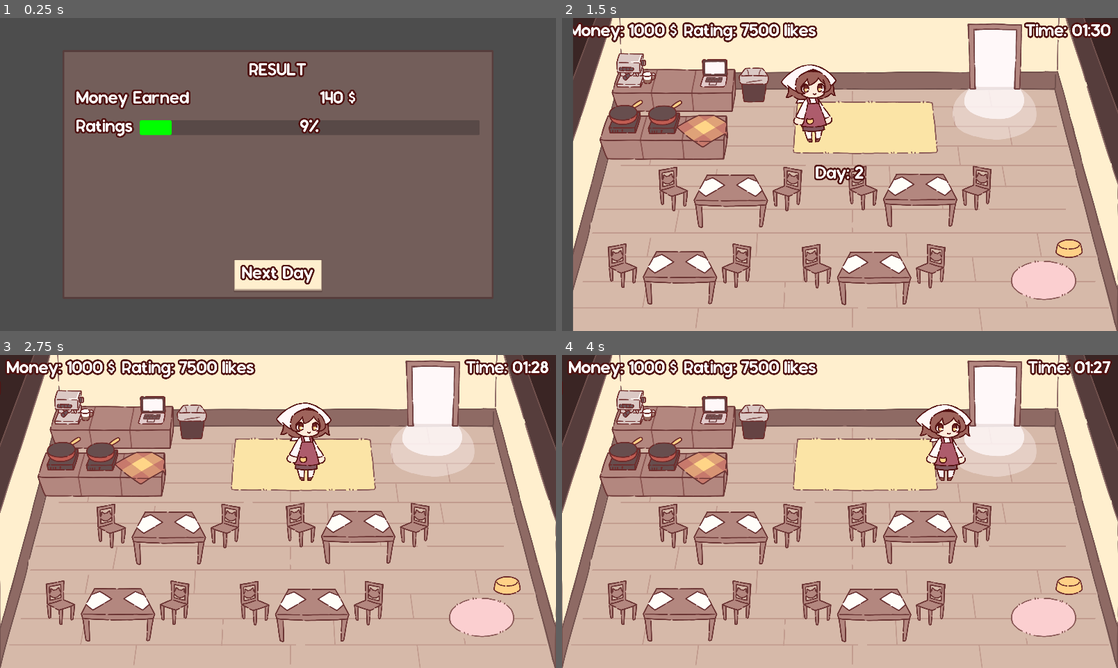
Above: before the commit, frames 1-4 (two rows, left to right).
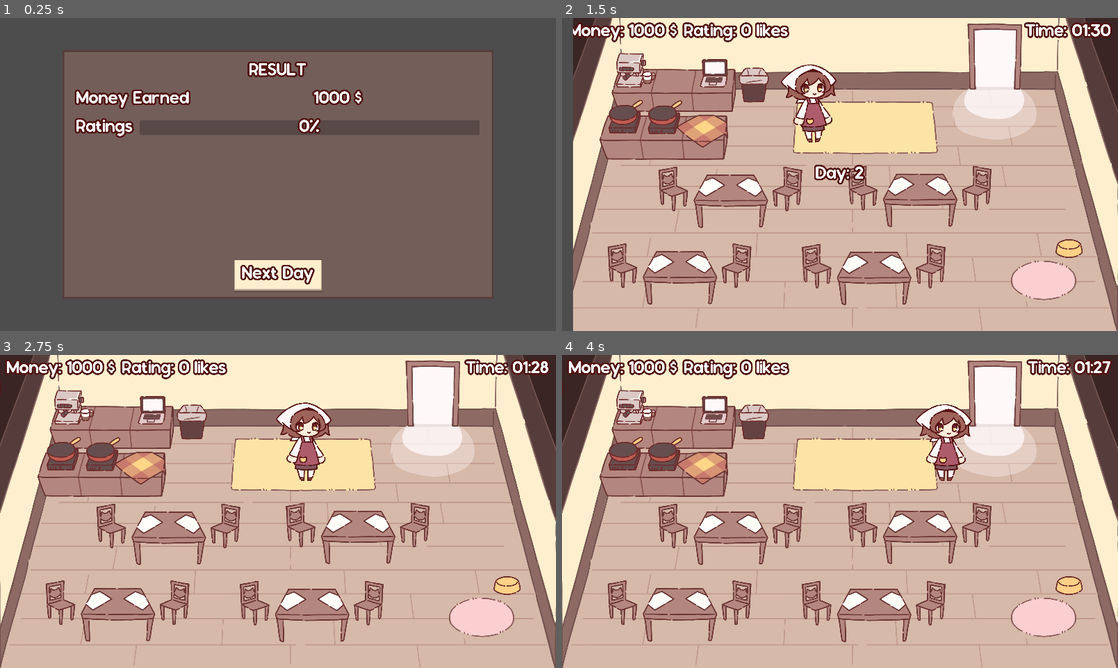
Above: after the commit, the same moments.

Repository: NuTrynity/Little-Cat-Cafe
Game: Godot game, scene res://Nodes/UI/result_screen.tscn
Same seed, same stepped clock (60 frames per second), same inputs: the game is played once before the commit and once after it. This scene is started directly instead of the project's main scene.
Inputs (mouse positions are in pixels of both pictures, inside the frame that each line leads up to):
- Up to frame 1 (0.25 s): no input
- Up to frame 2 (1.5 s): click "Next Day" at 0.5 s; move the mouse to (962, 158) at 1.27 s; hold Right (move_right) from 1.28 s (still down); hold E (interact) from 1.28 s (still down); click (962, 158) at 1.42 s
- Up to frame 3 (2.75 s): release Right (move_right) at 2 s; release E (interact) at 2 s; drag from (166, 527) to (433, 426) at 2.02 s
- Up to frame 4 (4 s): move the mouse to (895, 442) at 2.77 s; hold Right (move_right) 2.78-3.5 s; hold E (interact) 2.78-3.5 s; drag from (812, 574) to (712, 426) at 3.52 s

The runs differ from the first frame. In frame 1, 0.7% of the frame differs, in the area x 25-66%, y 22-38%; in frame 2, 0.5%; in frame 3, 0.5%; in frame 4, 0.5%.

Commit message:
hello lingling

Diff:
--- a/Scripts/UIScripts/main_menu.gd
+++ b/Scripts/UIScripts/main_menu.gd
@@ -41,11 +41,10 @@
 	AudioManager.play_sound(click)
 
 func _on_continue_pressed():
-	'''
-	TODO: Code something that checks if the game has the save file
-	then go to the game, also make the continue button appear when
-	there is a save
-	'''
-	save_loader.load_game()
-	SceneChanger.change_scene("res://scene_0.tscn", "fade_out")
+	if FileAccess.file_exists("user://savedata.tres"):
+		save_loader.load_game()
+		SceneChanger.change_scene("res://scene_0.tscn", "fade_out")
+	else:
+		print("Save does not exist")
+
 	AudioManager.play_sound(click)
--- a/Scripts/UIScripts/result_screen.gd
+++ b/Scripts/UIScripts/result_screen.gd
@@ -6,27 +6,14 @@
 @onready var money = %Money
 @onready var update_timer = Timer.new()
 
-var curr_money : int
-var curr_rating : int
 var clicksfx = load("res://Assets/SFX/click_sfx.ogg")
 var victory_music = load("res://Assets/Music/Good Job!.wav")
 
 func _ready():
 	progress_bar.max_value = quota
-	player_resource.rating = quota
 
-func _process(delta):
-	progress_bar.value = curr_rating
-	money.text = str(curr_money) + " $"
-
-	if curr_money < GlobalScript.cash_on_hand:
-		curr_money += 10
-
-	if curr_rating < player_resource.rating:
-		curr_rating += 50
-
-		if curr_rating >= quota:
-			AudioManager.play_sound(victory_music)
+	money.text = str(GlobalScript.cash_on_hand) + " $"
+	progress_bar.value = player_resource.rating
 
 func _on_next_day_pressed():
 	GlobalScript.days += 1
